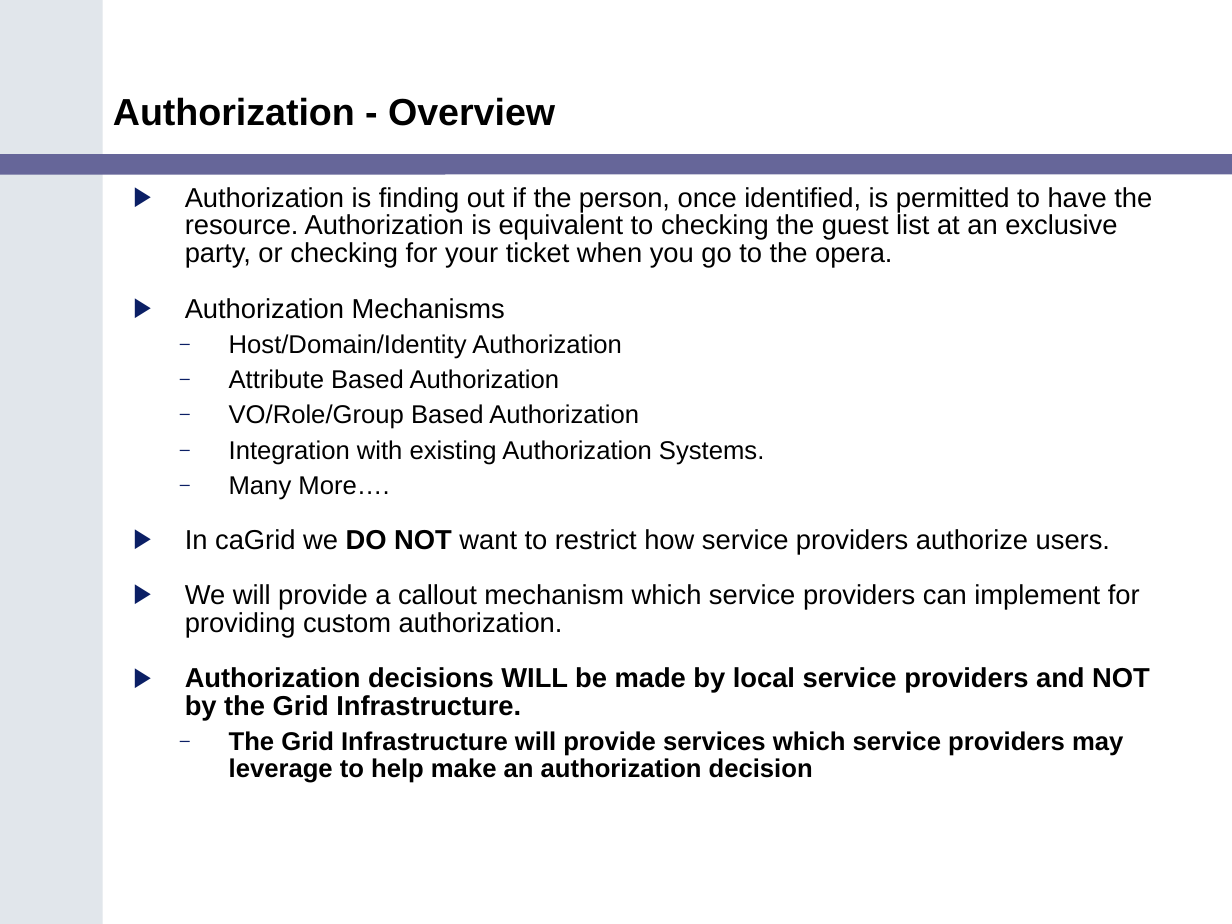
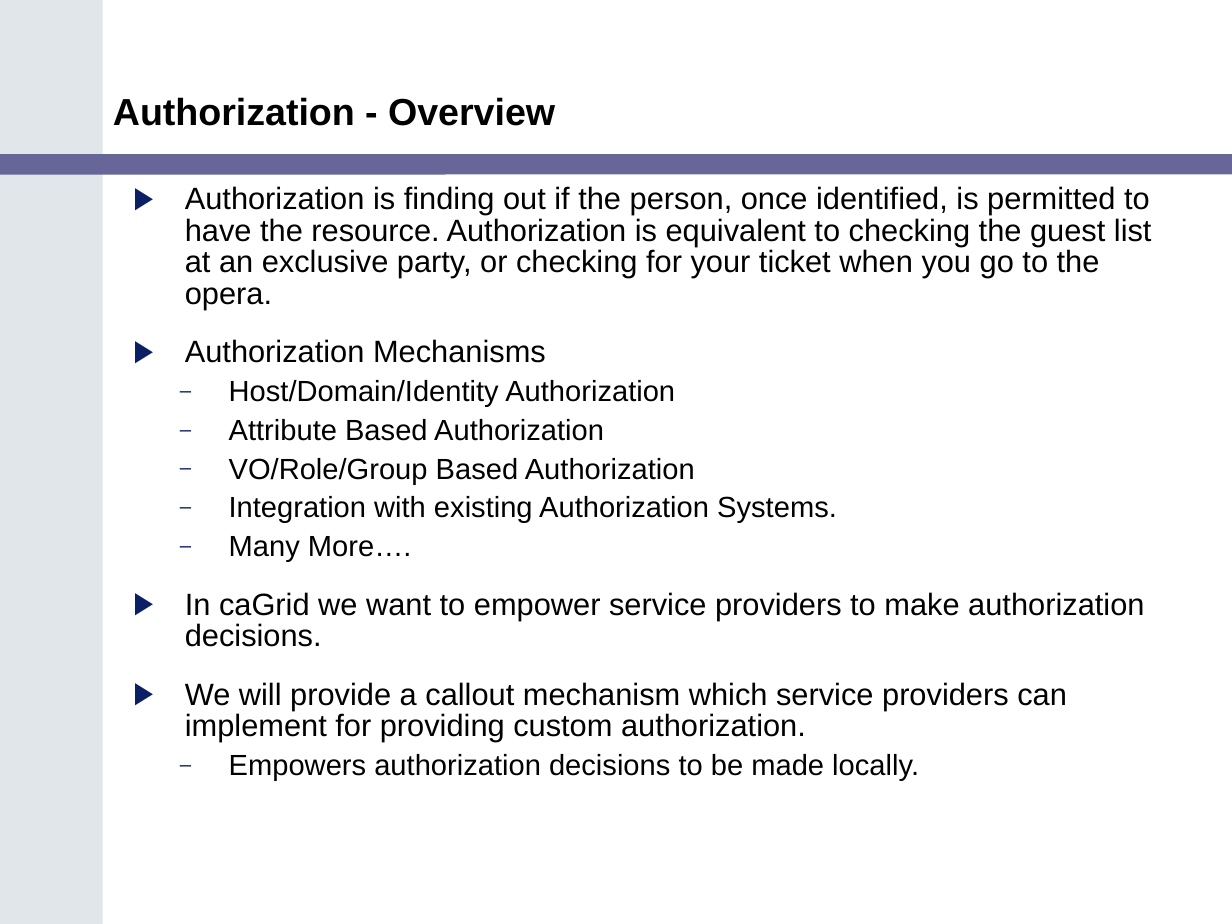
Before and after one commit to NCIP/cagrid-portal, a slide deck: slide 14 of cagrid-1-0/Documentation/presentations/200602_VCDE_ARCH/caGrid_Security_Arch_VCDE_Feb2.ppt (slide 13 before the commit). Drawn at 1232x924 pixels with LibreOffice and Linux fonts; fonts in the diff are those of the drawing; background and template pictures are left out. Boxes give left, top, right and bottom in pixels: in the first picture for what was removed or moved away, otherwise in the second. Text is boxed around its words. In the diff, an @@ line names an element or a change of style, - is before the commit and + after.

```diff
--- a/cagrid-1-0/Documentation/presentations/200602_VCDE_ARCH/caGrid_Security_Arch_VCDE_Feb2.ppt
+++ b/cagrid-1-0/Documentation/presentations/200602_VCDE_ARCH/caGrid_Security_Arch_VCDE_Feb2.ppt
@@ text at <box>185,186,1152,742</box>: size 16 to 18 pt in "Authorization is finding out if the person, ...", "Authorization Mechanisms", "We will provide a callout mechanism which ..."; size 15 to 17 pt in "Host/Domain/Identity Authorization", "Attribute Based Authorization", "VO/Role/Group Based Authorization", "Integration with existing Authorization Systems." and 1 more places @@
@@ text at <box>185,592,1144,647</box>: text changed; size 16 to 18 pt @@
-▶ In caGrid we DO NOT want to restrict how service providers authorize users.
+▶ In caGrid we want to empower service providers to make authorization decisions.
@@ text at <box>229,754,919,780</box>: text changed; size 15 to 17 pt; bold off @@
-▶ Authorization decisions WILL be made by local service providers and NOT by the Grid Infrastructure.
-  – The Grid Infrastructure will provide services which service providers may leverage to help make an authorization decision
+  – Empowers authorization decisions to be made locally.
```
Also in this commit, not shown: 9 other slides changed, 1 slide added, 2 slides removed.
